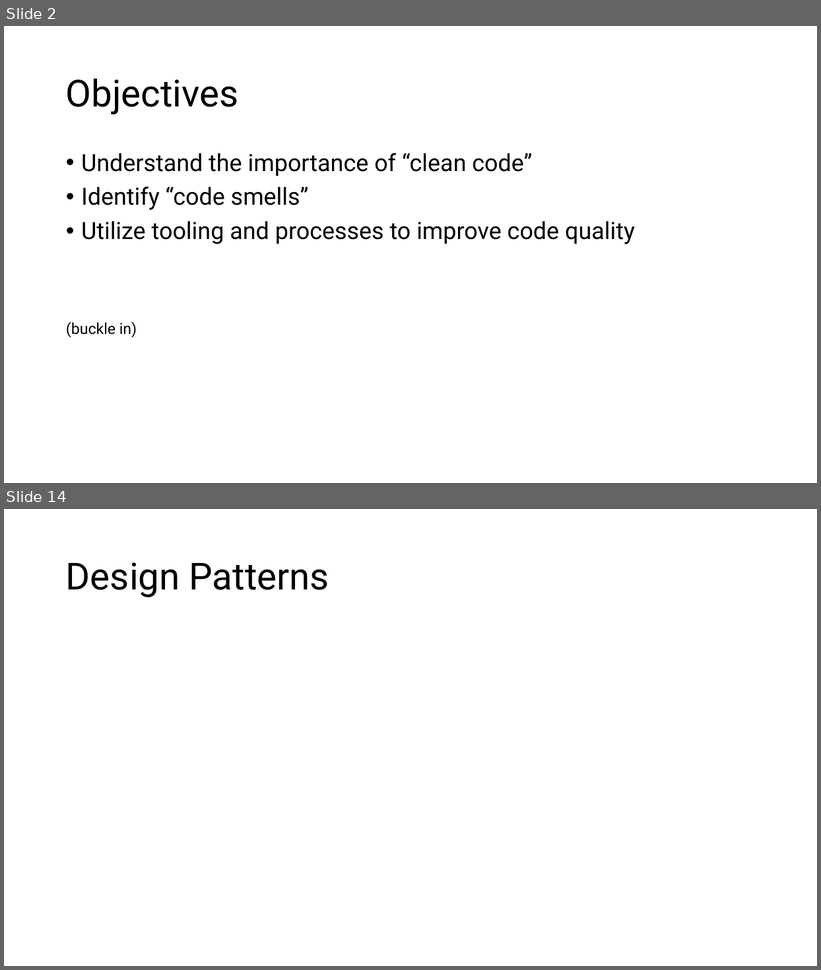
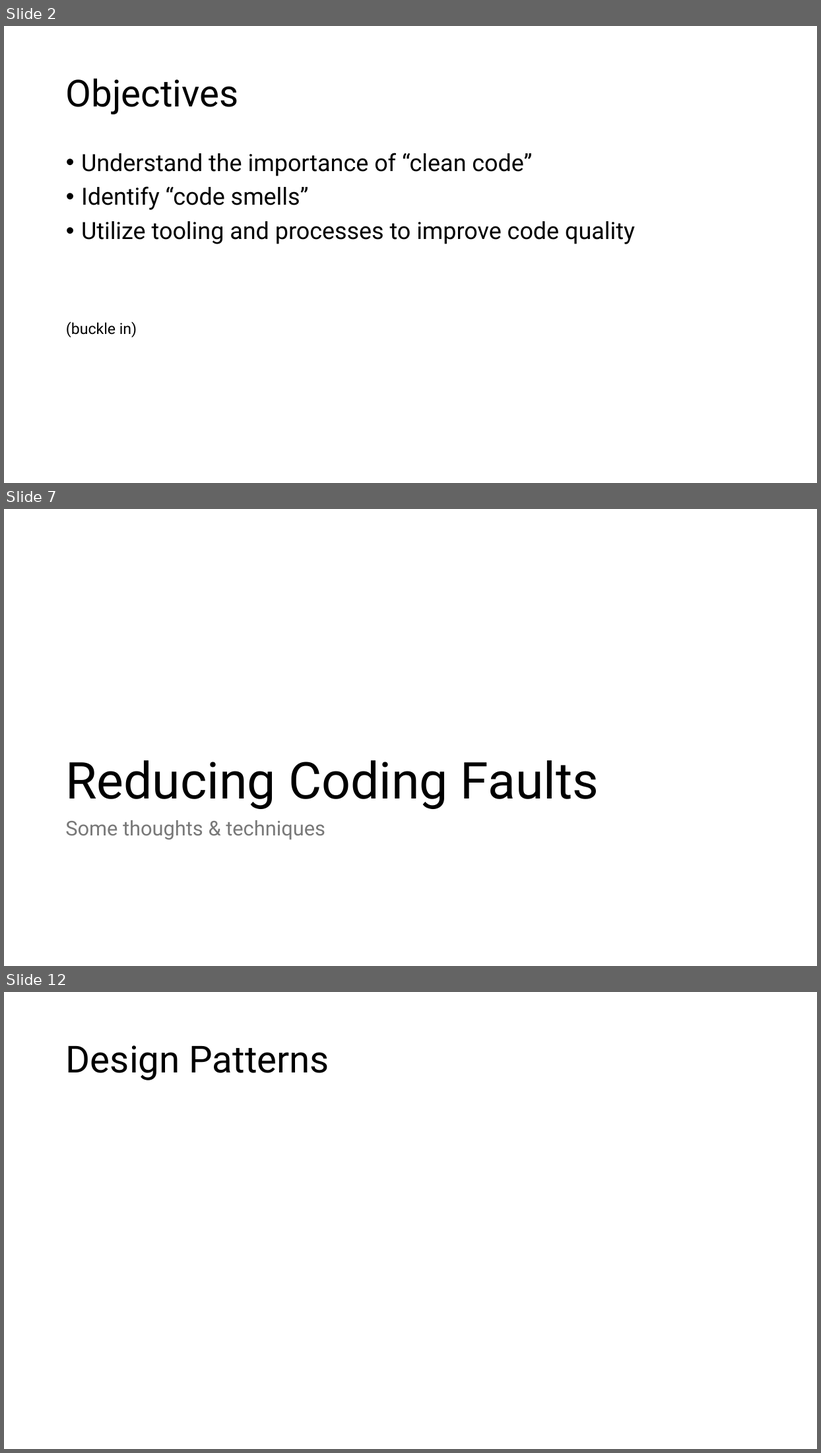
Before and after one commit to CyberDave80/AI2C-Prereqs, a slide deck: lesson09/Clean Code/Writing Clean Code.pptx. Shown one above the other, each under a label of ours: slides 2 and 14 before the commit, slides 2, 7 and 12 after it; the slides between them are not shown. The pictures are 821x970 and 821x1453 pixels, drawn with LibreOffice and Linux fonts; fonts in the diff are those of the drawing. Boxes give left, top, right and bottom in pixels: in the first picture for what was removed or moved away, otherwise in the second. Text is boxed around its words. In the diff, an @@ line names an element or a change of style, - is before the commit and + after.

```diff
--- a/lesson09/Clean Code/Writing Clean Code.pptx
+++ b/lesson09/Clean Code/Writing Clean Code.pptx
@@ slide 7 added at (4, 509, 817, 966), background #FFFFFF @@
@@ title added at (65, 760, 599, 809), 60 pt, text #000000 @@
+Reducing Coding Faults
@@ text added at (65, 821, 325, 840), 24 pt, text #797979 @@
+Some thoughts & techniques
@@ what was slide 14 is now slide 12 @@
```
Also in this commit, not shown: 7 slides changed, 3 other slides added, 3 slides removed, 1 other file.
